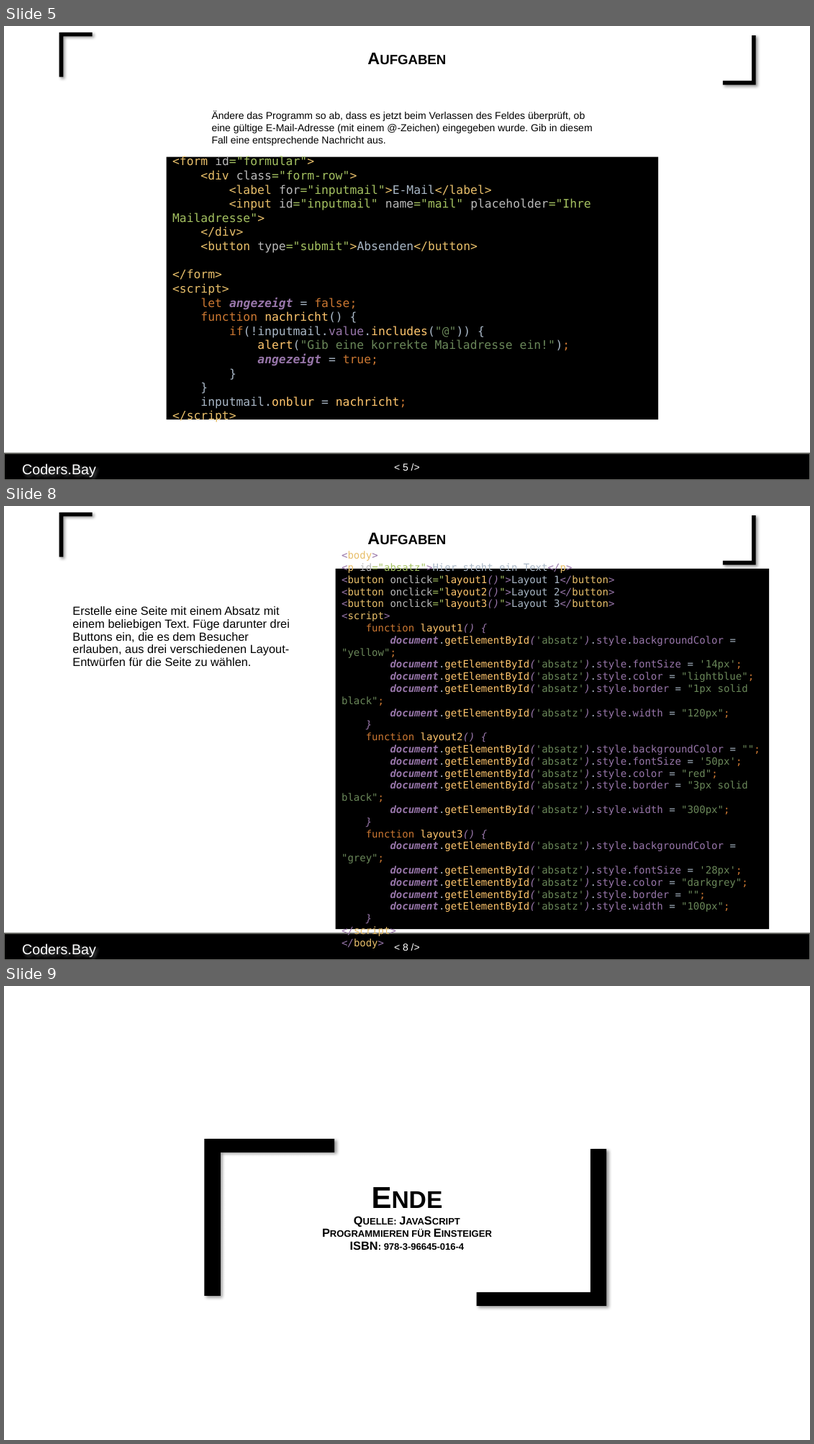
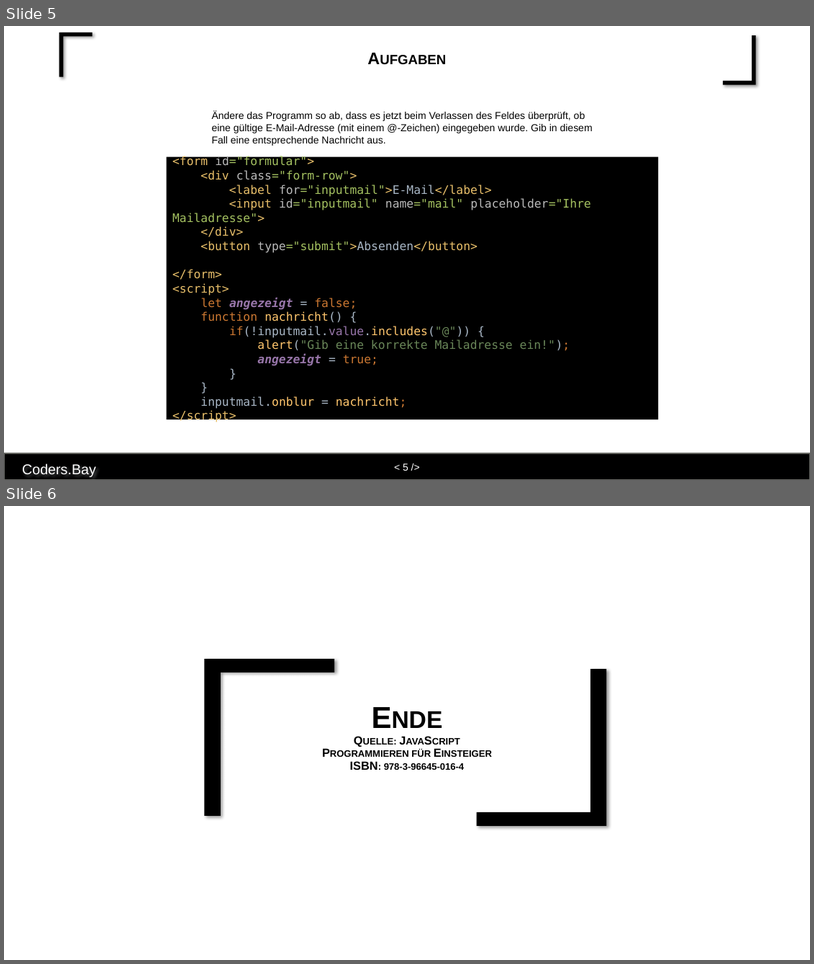
Before and after one commit to affenzellerkarin/abendkurs-2021, a slide deck: 2021-11-06/js-3 - Loesungen.pptx. Shown one above the other, each under a label of ours: slides 5, 8 and 9 before the commit, slides 5 and 6 after it; the slides between them are not shown. The pictures are 814x1444 and 814x964 pixels, drawn with LibreOffice and Linux fonts; fonts in the diff are those of the drawing; background and template pictures are left out. Boxes give left, top, right and bottom in pixels: in the first picture for what was removed or moved away, otherwise in the second. Text is boxed around its words. In the diff, an @@ line names an element or a change of style, - is before the commit and + after.

```diff
--- a/2021-11-06/js-3 - Loesungen.pptx
+++ b/2021-11-06/js-3 - Loesungen.pptx
@@ slide 8 removed at [4,506,810,960], background #FFFFFF; not listed: 4 template elements that a slide beside it also shows @@
@@ title removed at [67,520,748,557] @@
-Aufgaben
@@ rectangle removed at [336,569,770,929] @@
-<body>
-<p id="absatz">Hier steht ein Text</p>
-<button onclick="layout1()">Layout 1</button>
-<button onclick="layout2()">Layout 2</button>
-<button onclick="layout3()">Layout 3</button>
-<script>
-function layout1() {
-document.getElementById('absatz').style.backgroundColor = "yellow";
-document.getElementById('absatz').style.fontSize = '14px';
-document.getElementById('absatz').style.color = "lightblue";
-document.getElementById('absatz').style.border = "1px solid black";
-document.getElementById('absatz').style.width = "120px";
-}
-function layout2() {
-document.getElementById('absatz').style.backgroundColor = "";
-document.getElementById('absatz').style.fontSize = '50px';
-document.getElementById('absatz').style.color = "red";
-document.getElementById('absatz').style.border = "3px solid black";
-document.getElementById('absatz').style.width = "300px";
-}
-function layout3() {
-document.getElementById('absatz').style.backgroundColor = "grey";
-document.getElementById('absatz').style.fontSize = '28px';
-document.getElementById('absatz').style.color = "darkgrey";
-document.getElementById('absatz').style.border = "";
-document.getElementById('absatz').style.width = "100px";
-}
-</script>
-</body>
@@ text removed at [72,606,290,666] @@
-Erstelle eine Seite mit einem Absatz mit einem beliebigen Text. Füge darunter drei Buttons ein, die es dem Besucher erlauben, aus drei verschiedenen Layout-Entwürfen für die Seite zu wählen.
@@ what was slide 9 is now slide 6 @@
```
Also in this commit, not shown: 2 other slides removed, 5 other files.
